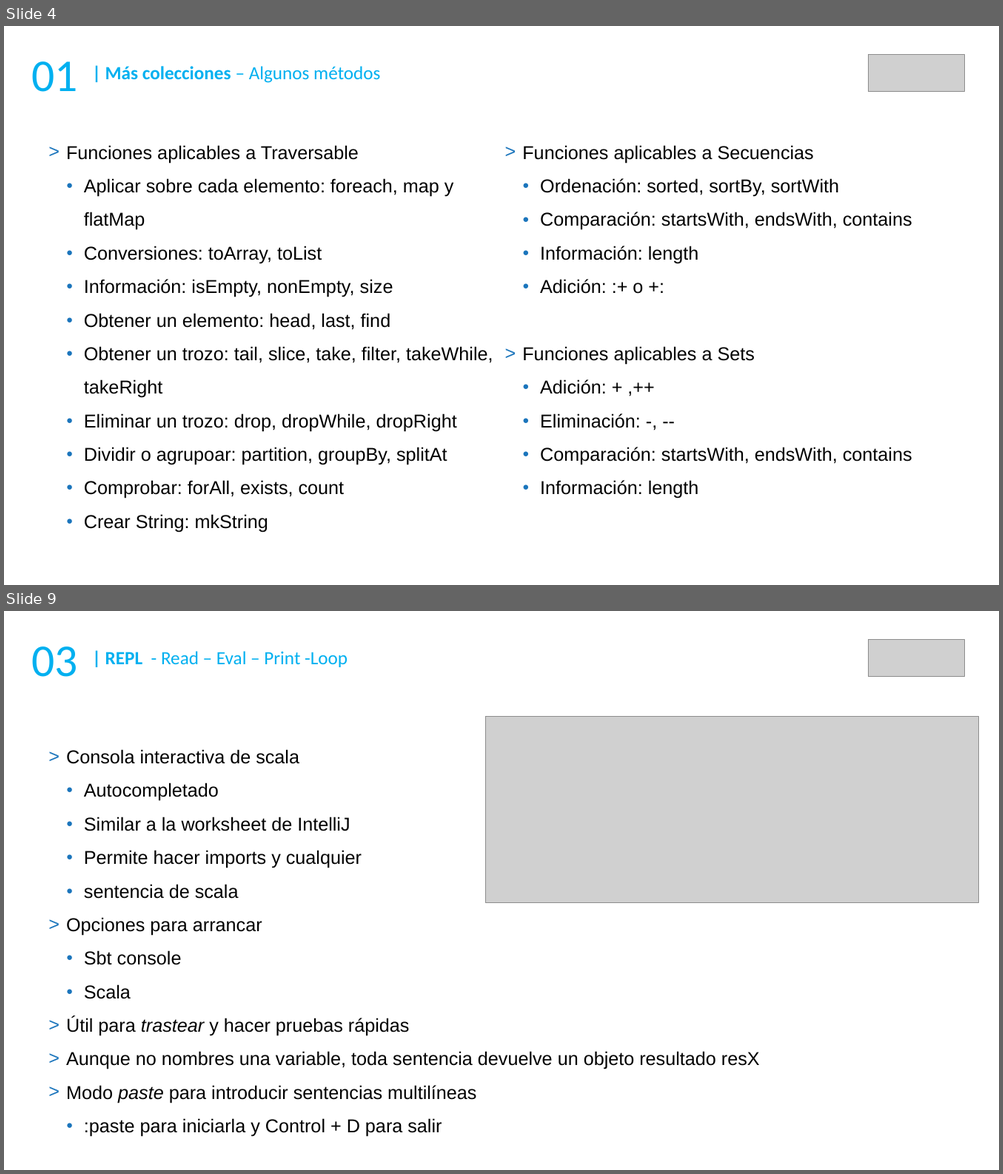
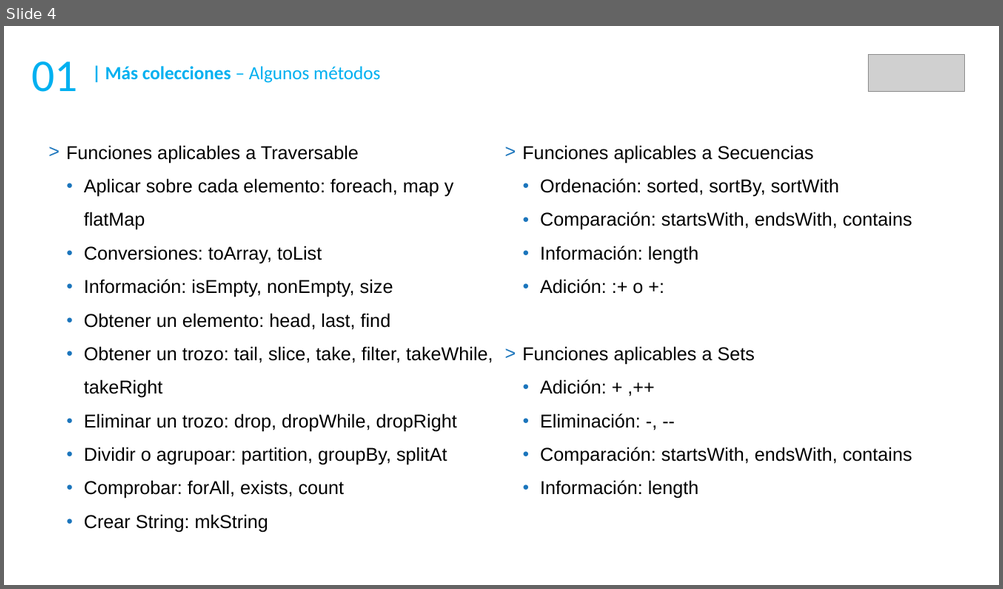
Before and after one commit to DaniGCaff/cursoScalaMay18, a slide deck: guiones/dia2.odp. Shown one above the other, each under a label of ours: slides 4 and 9 before the commit, slide 4 after it; the slides between them are not shown. The pictures are 1003x1174 and 1003x589 pixels, drawn with LibreOffice and Linux fonts; fonts in the diff are those of the drawing; grey boxes stand for pictures. Boxes give left, top, right and bottom in pixels: in the first picture for what was removed or moved away, otherwise in the second. Text is boxed around its words. In the diff, an @@ line names an element or a change of style, - is before the commit and + after.

```diff
--- a/guiones/dia2.odp
+++ b/guiones/dia2.odp
@@ slide 9 removed at (4,611,999,1170), background #FFFFFF @@
@@ text removed at (32,647,78,677) @@
-03
@@ text removed at (105,651,347,667) @@
-| REPL - Read – Eval – Print -Loop
@@ picture removed at (868,639,965,677) @@
@@ picture removed at (486,717,979,903) @@
@@ text removed at (66,749,760,1137) @@
-> Consola interactiva de scala
-  ● Autocompletado
-  ● Similar a la worksheet de IntelliJ
-  ● Permite hacer imports y cualquier
-  ● sentencia de scala
-> Opciones para arrancar
-  ● Sbt console
-  ● Scala
-> Útil para trastear y hacer pruebas rápidas
-> Aunque no nombres una variable, toda sentencia devuelve un objeto resultado resX
-> Modo paste para introducir sentencias multilíneas
-  ● :paste para iniciarla y Control + D para salir
```
Also in this commit, not shown: 2 slides changed, 14 slides added, 18 other slides removed, 8 other files.
